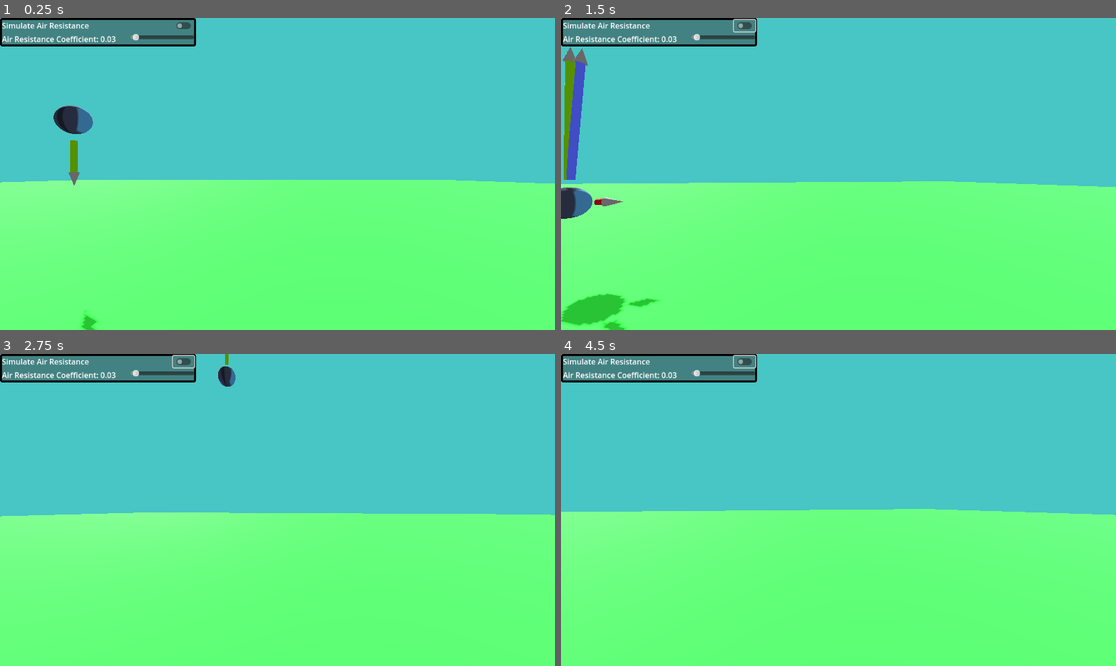
Above: before the commit, frames 1-4 (two rows, left to right).
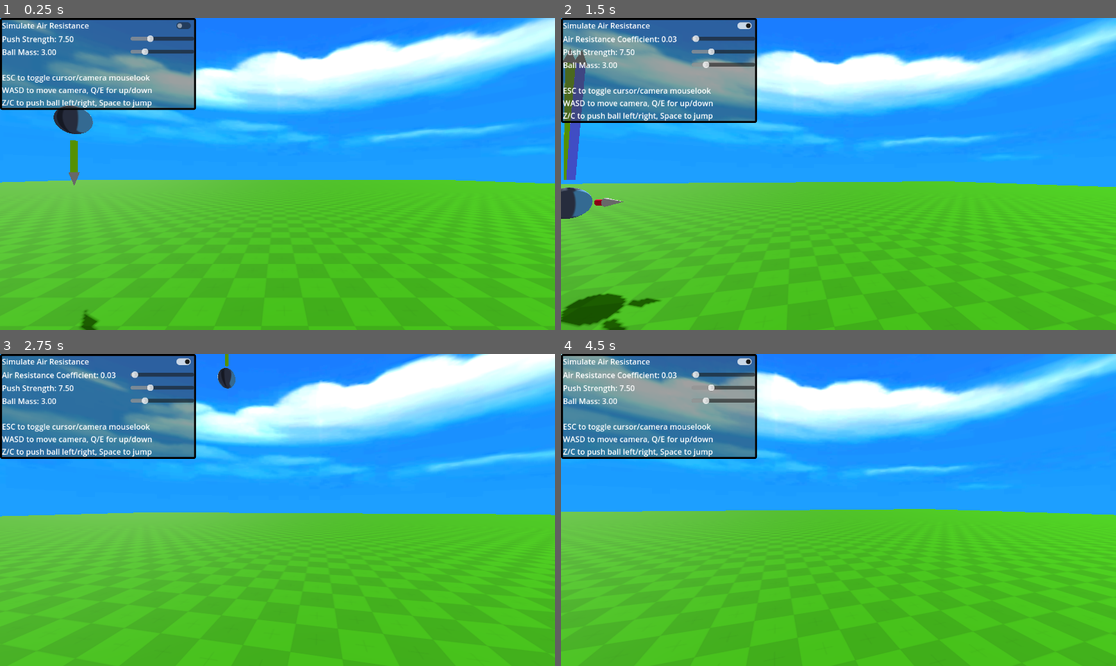
Above: after the commit, the same moments.

Repository: ErythiaSea/CMP400-PhET
Game: Godot game, scene res://Scenes/testEnv.tscn
Same seed, same stepped clock (60 frames per second), same inputs: the game is played once before the commit and once after it. The engine's default icon, where the game draws it, is replaced by a stand-in: a white triangle on a blue panel in a dark square.
Inputs (mouse positions are in pixels of both pictures, inside the frame that each line leads up to):
- Up to frame 1 (0.25 s): no input
- Up to frame 2 (1.5 s): click (744, 24) at 0.5 s; tap Enter (ui_accept) at 1.25 s; move the mouse to (866, 174) at 1.27 s; hold C (ball_right) from 1.28 s (still down); hold S (camera_bck) from 1.28 s (still down)
- Up to frame 3 (2.75 s): tap Enter (ui_accept) at 1.52, 2.27 s; move the mouse to (249, 510) at 2.02 s; release C (ball_right) at 2.03 s; release S (camera_bck) at 2.03 s; hold Z (ball_left) from 2.03 s (still down); tap E (camera_down) at 2.1 s
- Up to frame 4 (4.5 s): move the mouse to (849, 503) at 2.77 s; release Z (ball_left) at 2.78 s; hold W (camera_fwd) 2.78-3.53 s; hold C (ball_right) 2.78-4.28 s; move the mouse to (832, 516) at 3.52 s; tap A (camera_left) at 3.6 s; tap Enter (ui_accept) at 3.77, 4.25 s; move the mouse to (877, 513) at 4.27 s; hold Z (ball_left) from 4.28 s (still down); hold D (camera_right) from 4.28 s (still down)

The runs differ from the first frame. In frame 1, 99% of the frame differs, in the area x 0-100%, y 0-100%; in frame 2, 98%; in frame 3, 99%; in frame 4, 99%.

Commit message:
mass and push gui and nicer demo env

Diff:
--- a/Scenes/force_ball.gd
+++ b/Scenes/force_ball.gd
@@ -18,7 +18,7 @@
 
 	if (apply_air_resistance):
 		# force = -C * v^2
-		state.apply_force(-air_resistance_coeff * state.linear_velocity * state.linear_velocity)
+		state.apply_force(-air_resistance_coeff * abs(state.linear_velocity) * state.linear_velocity)
 		print("applying air resistance of ", air_resistance_coeff)
 
 # Called every frame. 'delta' is the elapsed time since the previous frame.
--- a/Scenes/gui_root.gd
+++ b/Scenes/gui_root.gd
@@ -1,14 +1,21 @@
 extends CanvasLayer
 
+@export var air_resistance_toggle: CheckButton
+@export var air_resistance_slider_container: HBoxContainer
 @export var air_resistance_coefficient_slider: HSlider
-@export var air_resistance_toggle: CheckButton
 @export var air_resistance_coefficient_label: Label
+@export var mass_slider: HSlider
+@export var mass_label: Label
+@export var push_strength_slider: HSlider
+@export var push_strength_label: Label
 @export var force_ball: RigidBody3D
 
 # Called when the node enters the scene tree for the first time.
 func _ready() -> void:
+	air_resistance_toggle.toggled.connect(_on_artoggle_toggled)
 	air_resistance_coefficient_slider.value_changed.connect(_on_arcslider_value_changed)
-	air_resistance_toggle.toggled.connect(_on_artoggle_toggled)
+	mass_slider.value_changed.connect(_on_mass_slider_value_changed)
+	push_strength_slider.value_changed.connect(_on_ps_slider_value_changed)
 	pass # Replace with function body.
 
 # holy hardcoding batman!
@@ -18,6 +25,15 @@
 
 func _on_artoggle_toggled(toggled_on: bool) -> void:
 	force_ball.apply_air_resistance = toggled_on
+	air_resistance_slider_container.visible = toggled_on
+
+func _on_mass_slider_value_changed(value: float) -> void:
+	force_ball.mass = value
+	mass_label.text = "Ball Mass: %.2f" % value
+
+func _on_ps_slider_value_changed(value: float) -> void:
+	force_ball.push_strength = value
+	push_strength_label.text = "Push Strength: %.2f" % value
 
 # Called every frame. 'delta' is the elapsed time since the previous frame.
 func _process(delta: float) -> void:
--- a/Scenes/mouselook_cam.gd
+++ b/Scenes/mouselook_cam.gd
@@ -11,9 +11,6 @@
 	if (Input.is_action_just_pressed("ui_cancel")):
 		mlook = !mlook
 	Input.mouse_mode = Input.MOUSE_MODE_CAPTURED if mlook else Input.MOUSE_MODE_VISIBLE
-
-	if !mlook:
-		return
 
 	if (Input.is_action_pressed("camera_fwd")):
 		position += basis * Vector3.FORWARD * delta * 5
--- a/Scenes/testEnv.tscn
+++ b/Scenes/testEnv.tscn
@@ -1,8 +1,10 @@
-[gd_scene load_steps=10 format=3 uid="uid://bjrth7jbmslq0"]
+[gd_scene load_steps=14 format=3 uid="uid://bjrth7jbmslq0"]
 
 [ext_resource type="Script" uid="uid://b2k2ymxk2hqwc" path="res://Scenes/mouselook_cam.gd" id="1_maban"]
 [ext_resource type="PackedScene" uid="uid://s8k33qq4wjre" path="res://Scenes/forceBall.tscn" id="1_nbdxk"]
+[ext_resource type="Texture2D" uid="uid://cqmyxlq4qmlh8" path="res://GFX/grid.png" id="3_8u6ba"]
 [ext_resource type="Script" uid="uid://c1l5soefw1mvj" path="res://Scenes/gui_root.gd" id="3_s4j54"]
+[ext_resource type="Texture2D" uid="uid://c606rf1fe35sf" path="res://GFX/lcsky.png" id="4_08gmi"]
 
 [sub_resource type="PhysicsMaterial" id="PhysicsMaterial_maban"]
 friction = 30.0
@@ -12,16 +14,29 @@
 size = Vector2(200, 200)
 
 [sub_resource type="StandardMaterial3D" id="StandardMaterial3D_maban"]
-albedo_color = Color(0.22352941, 1, 0.28627452, 1)
+albedo_color = Color(0.19694135, 0.5756562, 0, 1)
+albedo_texture = ExtResource("3_8u6ba")
+uv1_scale = Vector3(100, 100, 100)
+uv2_scale = Vector3(100, 100, 100)
 
 [sub_resource type="WorldBoundaryShape3D" id="WorldBoundaryShape3D_nbdxk"]
 
+[sub_resource type="PanoramaSkyMaterial" id="PanoramaSkyMaterial_p7in2"]
+panorama = ExtResource("4_08gmi")
+energy_multiplier = 2.0
+
+[sub_resource type="Sky" id="Sky_vl7ro"]
+sky_material = SubResource("PanoramaSkyMaterial_p7in2")
+process_mode = 3
+
 [sub_resource type="Environment" id="Environment_maban"]
-background_mode = 1
+background_mode = 2
 background_color = Color(0.23529412, 0.6431373, 0.6431373, 1)
 background_energy_multiplier = 1.2
-ambient_light_source = 3
+sky = SubResource("Sky_vl7ro")
+ambient_light_source = 2
 ambient_light_color = Color(0.7666196, 0.76661956, 0.76661956, 1)
+reflected_light_source = 1
 
 [sub_resource type="StyleBoxFlat" id="StyleBoxFlat_maban"]
 bg_color = Color(0.24477634, 0.24477643, 0.24477628, 0.49411765)
@@ -61,11 +76,16 @@
 [node name="WorldEnvironment" type="WorldEnvironment" parent="."]
 environment = SubResource("Environment_maban")
 
-[node name="GUIRoot" type="CanvasLayer" parent="." node_paths=PackedStringArray("air_resistance_coefficient_slider", "air_resistance_toggle", "air_resistance_coefficient_label", "force_ball")]
+[node name="GUIRoot" type="CanvasLayer" parent="." node_paths=PackedStringArray("air_resistance_toggle", "air_resistance_slider_container", "air_resistance_coefficient_slider", "air_resistance_coefficient_label", "mass_slider", "mass_label", "push_strength_slider", "push_strength_label", "force_ball")]
 script = ExtResource("3_s4j54")
-air_resistance_coefficient_slider = NodePath("PanelContainer/VBoxContainer/HSliderContainer/ARCSlider")
 air_resistance_toggle = NodePath("PanelContainer/VBoxContainer/ButtonContainer/AirResistanceButton")
-air_resistance_coefficient_label = NodePath("PanelContainer/VBoxContainer/HSliderContainer/SliderLabel")
+air_resistance_slider_container = NodePath("PanelContainer/VBoxContainer/ARCSliderContainer")
+air_resistance_coefficient_slider = NodePath("PanelContainer/VBoxContainer/ARCSliderContainer/ARCSlider")
+air_resistance_coefficient_label = NodePath("PanelContainer/VBoxContainer/ARCSliderContainer/ARCSliderLabel")
+mass_slider = NodePath("PanelContainer/VBoxContainer/MassSliderContainer/MassSlider")
+mass_label = NodePath("PanelContainer/VBoxContainer/MassSliderContainer/MassSliderLabel")
+push_strength_slider = NodePath("PanelContainer/VBoxContainer/PSSliderContainer/PushStrengthSlider")
+push_strength_label = NodePath("PanelContainer/VBoxContainer/PSSliderContainer/PSSliderLabel")
 force_ball = NodePath("../ForceBall")
 
 [node name="PanelContainer" type="PanelContainer" parent="GUIRoot"]
@@ -87,19 +107,65 @@
 [node name="AirResistanceButton" type="CheckButton" parent="GUIRoot/PanelContainer/VBoxContainer/ButtonContainer"]
 layout_mode = 2
 size_flags_horizontal = 10
+focus_mode = 0
 
-[node name="HSliderContainer" type="HBoxContainer" parent="GUIRoot/PanelContainer/VBoxContainer"]
+[node name="ARCSliderContainer" type="HBoxContainer" parent="GUIRoot/PanelContainer/VBoxContainer"]
+visible = false
 layout_mode = 2
 
-[node name="SliderLabel" type="Label" parent="GUIRoot/PanelContainer/VBoxContainer/HSliderContainer"]
+[node name="ARCSliderLabel" type="Label" parent="GUIRoot/PanelContainer/VBoxContainer/ARCSliderContainer"]
 layout_mode = 2
 size_flags_horizontal = 2
 text = "Air Resistance Coefficient: 0.03"
 
-[node name="ARCSlider" type="HSlider" parent="GUIRoot/PanelContainer/VBoxContainer/HSliderContainer"]
+[node name="ARCSlider" type="HSlider" parent="GUIRoot/PanelContainer/VBoxContainer/ARCSliderContainer"]
 layout_mode = 2
 size_flags_horizontal = 3
+size_flags_vertical = 4
 size_flags_stretch_ratio = 0.5
-max_value = 1.0
+max_value = 2.0
 step = 0.01
 value = 0.03
+
+[node name="PSSliderContainer" type="HBoxContainer" parent="GUIRoot/PanelContainer/VBoxContainer"]
+layout_mode = 2
+
+[node name="PSSliderLabel" type="Label" parent="GUIRoot/PanelContainer/VBoxContainer/PSSliderContainer"]
+layout_mode = 2
+size_flags_horizontal = 2
+text = "Push Strength: 7.50"
+
+[node name="PushStrengthSlider" type="HSlider" parent="GUIRoot/PanelContainer/VBoxContainer/PSSliderContainer"]
+layout_mode = 2
+size_flags_horizontal = 3
+size_flags_vertical = 4
+size_flags_stretch_ratio = 0.5
+max_value = 1000.0
+step = 0.01
+value = 7.5
+exp_edit = true
+
+[node name="MassSliderContainer" type="HBoxContainer" parent="GUIRoot/PanelContainer/VBoxContainer"]
+layout_mode = 2
+
+[node name="MassSliderLabel" type="Label" parent="GUIRoot/PanelContainer/VBoxContainer/MassSliderContainer"]
+layout_mode = 2
+size_flags_horizontal = 2
+text = "Ball Mass: 3.00"
+
+[node name="MassSlider" type="HSlider" parent="GUIRoot/PanelContainer/VBoxContainer/MassSliderContainer"]
+layout_mode = 2
+size_flags_horizontal = 3
+size_flags_vertical = 4
+size_flags_stretch_ratio = 0.5
+max_value = 300.0
+step = 0.01
+value = 3.0
+exp_edit = true
+
+[node name="Label" type="Label" parent="GUIRoot/PanelContainer/VBoxContainer"]
+layout_mode = 2
+text = "
+ESC to toggle cursor/camera mouselook
+WASD to move camera, Q/E for up/down
+Z/C to push ball left/right, Space to jump"
Binary file added: GFX/grid.png
Not shown, added: GFX/grid.png.import
Binary file added: GFX/lcsky.png
Not shown, added: GFX/lcsky.png.import
Not shown, added: export_presets.cfg
